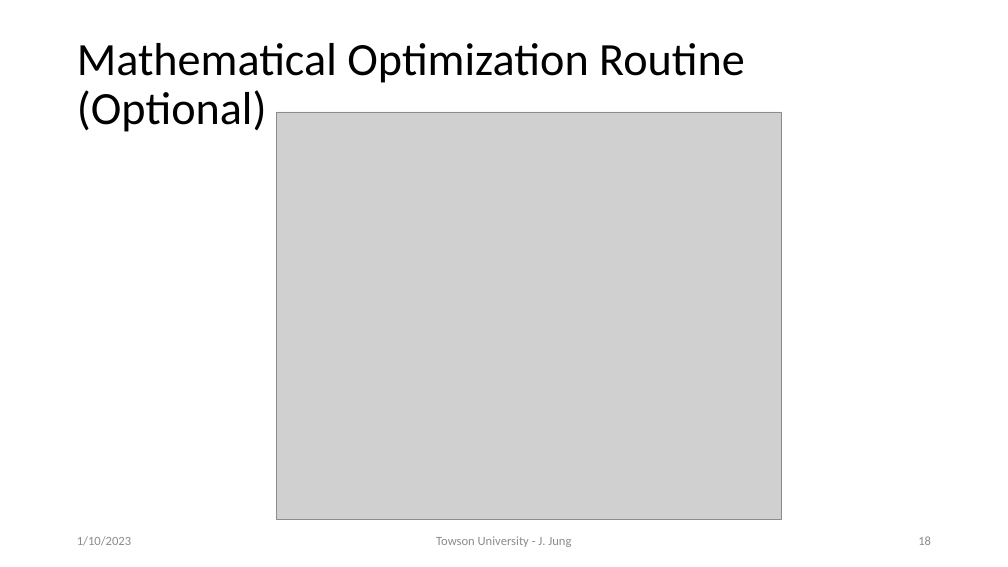
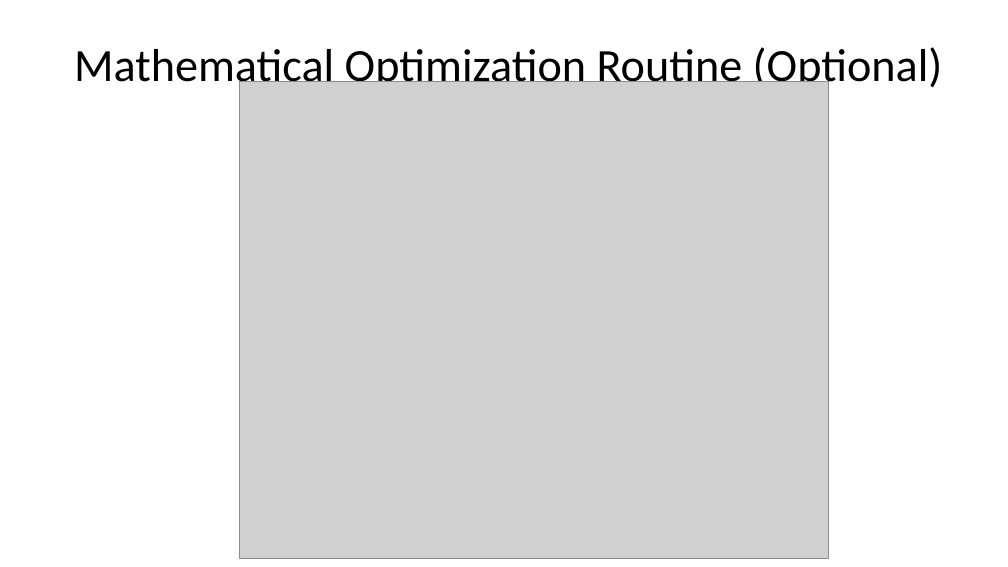
Before and after one commit to motazsaad/Math-Statistics-DataScience, a slide deck: slide 21 of slides/Linear Regerssion.pptx (slide 18 before the commit). Drawn at 1008x567 pixels with LibreOffice and Linux fonts; fonts in the diff are those of the drawing; grey boxes stand for pictures. Boxes give left, top, right and bottom in pixels: in the first picture for what was removed or moved away, otherwise in the second. Text is boxed around its words. In the diff, an @@ line names an element or a change of style, - is before the commit and + after.

```diff
--- a/slides/Linear Regerssion.pptx
+++ b/slides/Linear Regerssion.pptx
@@ title "Mathematical Optimization Routine (Optional)" rewrapped from (77, 43, 745, 132) to (74, 47, 943, 92) @@
@@ picture: place and size @@
-picture at (277, 112, 782, 520)
+picture at (240, 82, 829, 558)
@@ text removed at (77, 536, 131, 546) @@
-1/10/2023
@@ text removed at (436, 536, 571, 547) @@
-Towson University - J. Jung
@@ page number removed at (918, 536, 931, 545) @@
-18
```
Also in this commit, not shown: 31 other slides changed, 6 slides added, 3 slides removed, 1 other file.
